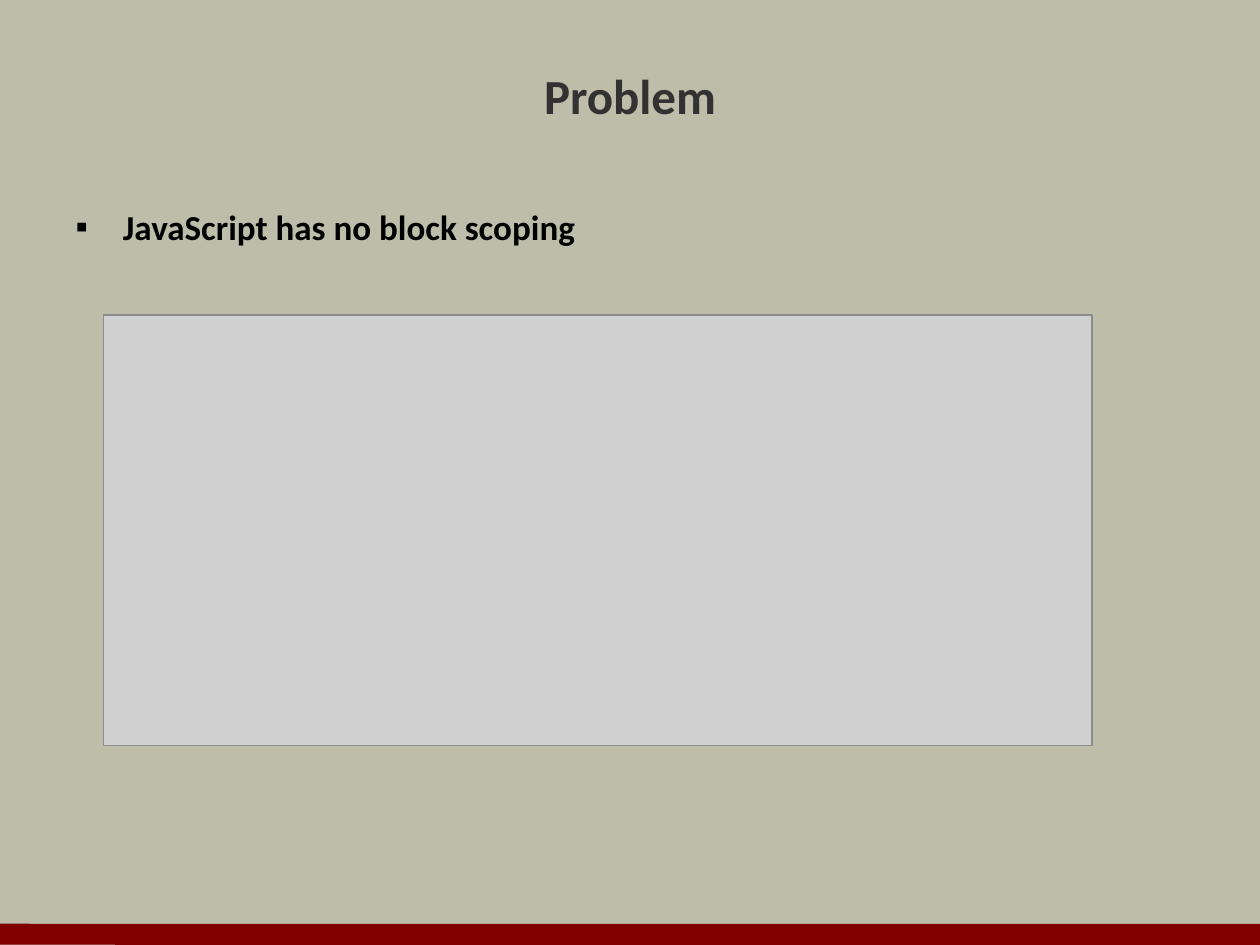
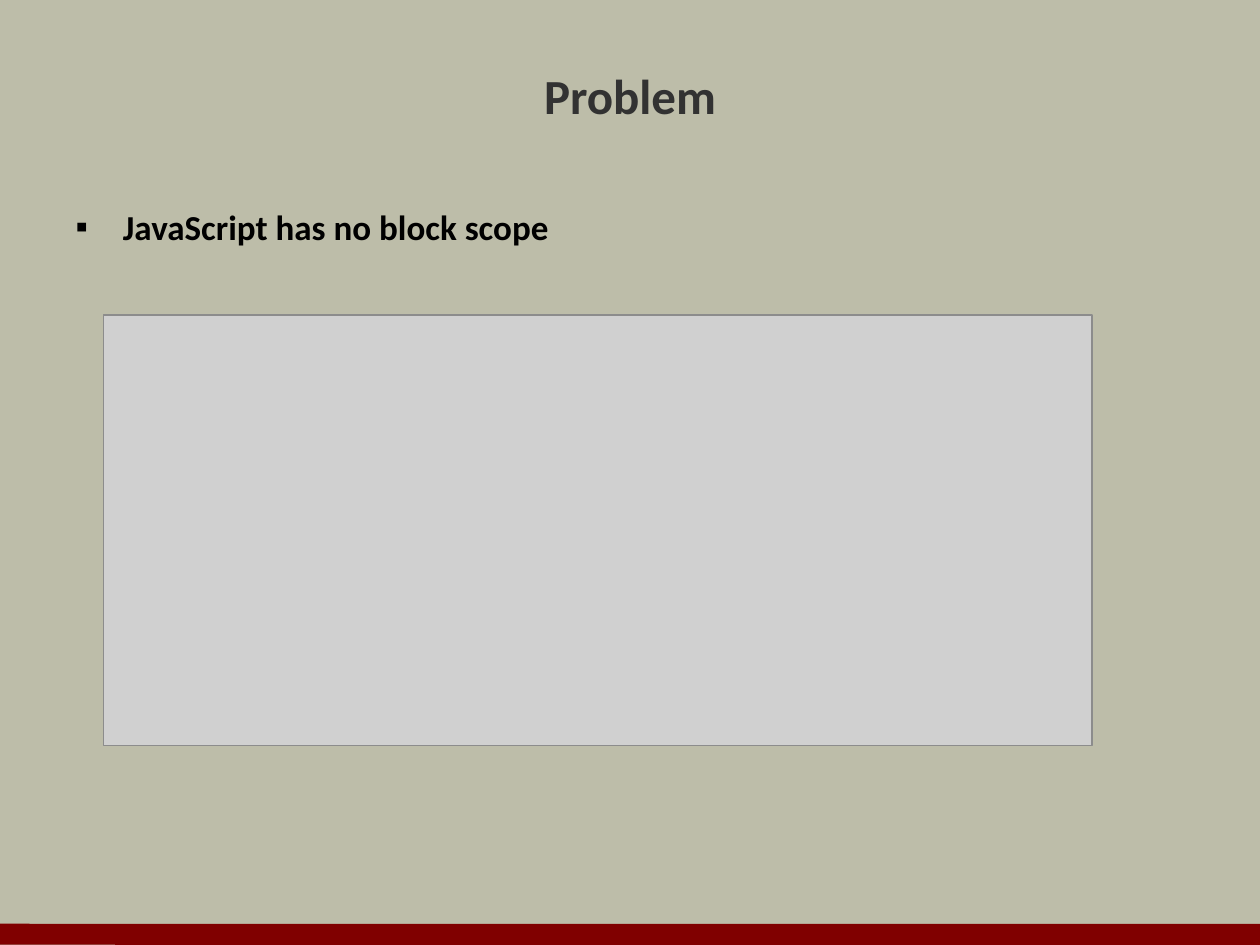
Before and after one commit to OdeToCode/classes, a slide deck: slide 7 of angularjs/slides/11_es6.pptx (slide 6 before the commit). Drawn at 1260x945 pixels with LibreOffice and Linux fonts; fonts in the diff are those of the drawing; grey boxes stand for pictures; background and template pictures are left out. Boxes give left, top, right and bottom in pixels: in the first picture for what was removed or moved away, otherwise in the second. Text is boxed around its words. In the diff, an @@ line names an element or a change of style, - is before the commit and + after.

```diff
--- a/angularjs/slides/11_es6.pptx
+++ b/angularjs/slides/11_es6.pptx
@@ text at <box>123,215,549,246</box>: text changed @@
-▪ JavaScript has no block scoping
+▪ JavaScript has no block scope
```
Also in this commit, not shown: 1 other file.
